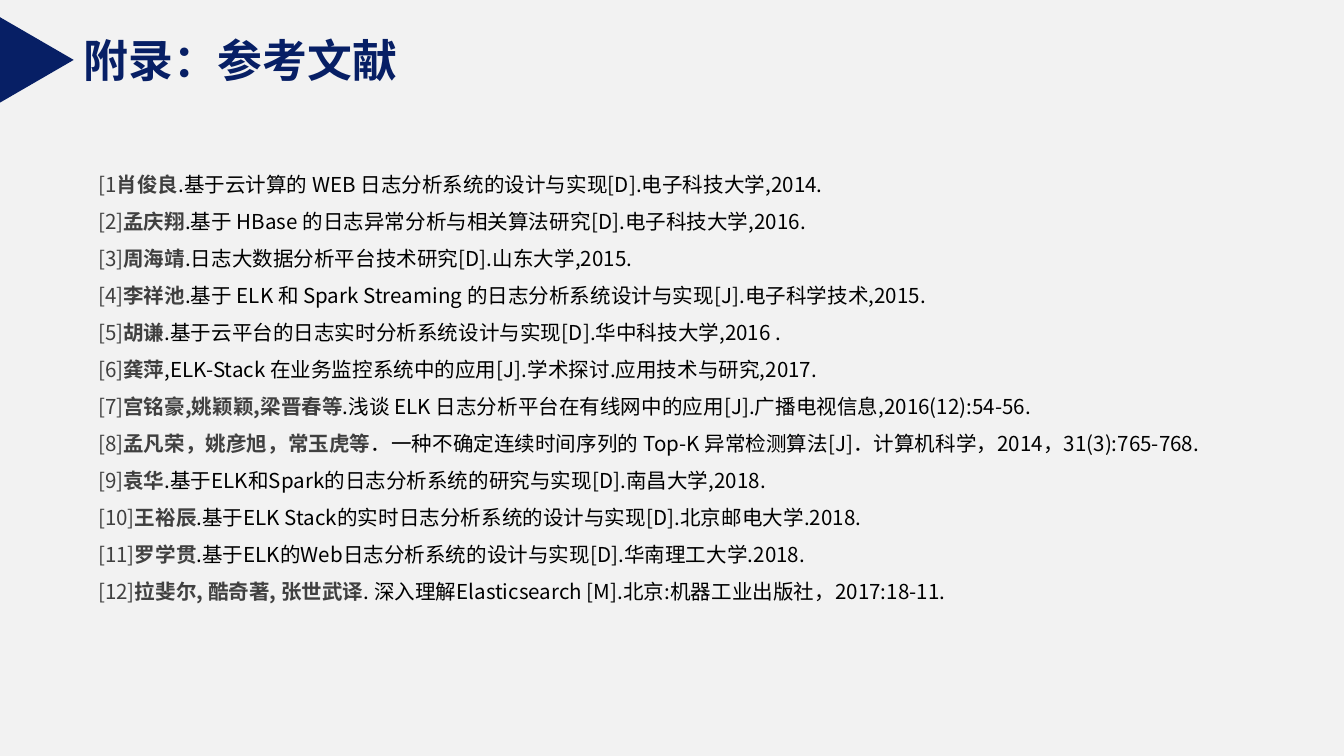
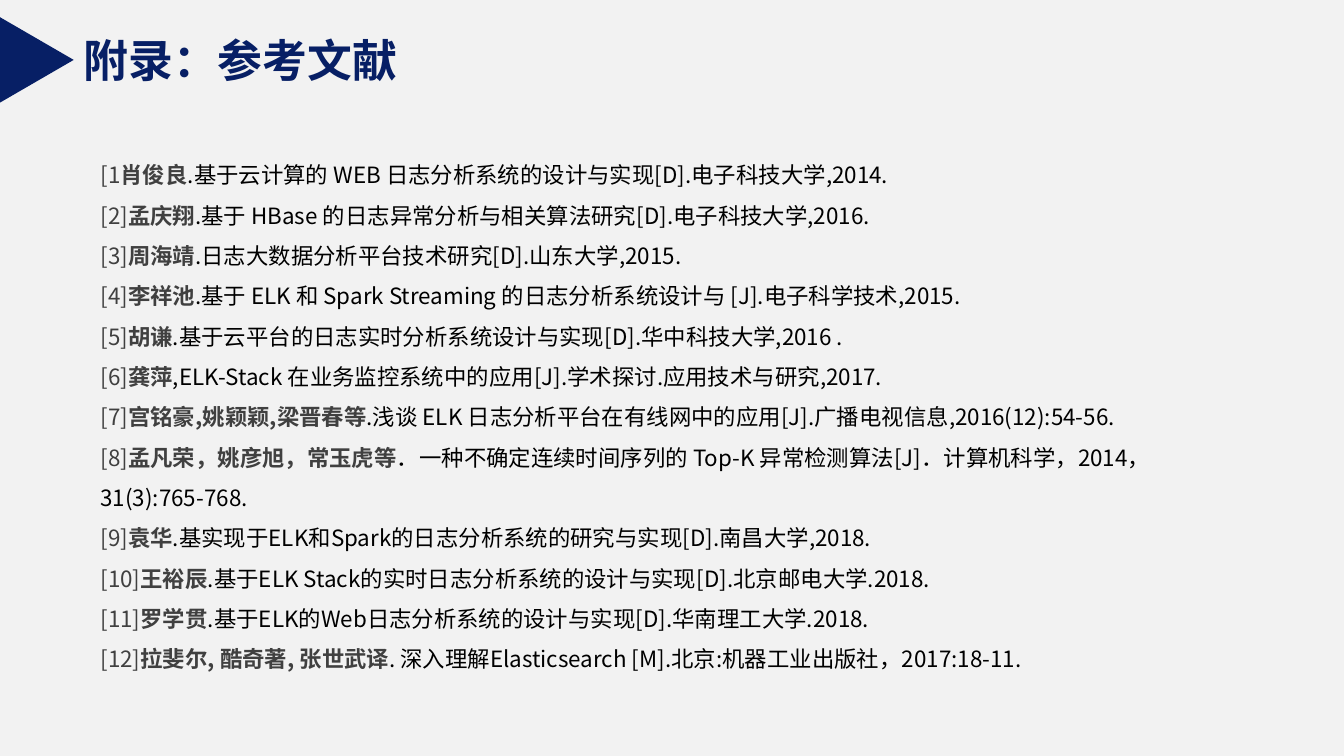
Before and after one commit to SmileWR/2019-, a slide deck: slide 12 of 开题答辩1118.pptx. Drawn at 1344x756 pixels with LibreOffice and Linux fonts; fonts in the diff are those of the drawing. Boxes give left, top, right and bottom in pixels: in the first picture for what was removed or moved away, otherwise in the second. Text is boxed around its words. In the diff, an @@ line names an element or a change of style, - is before the commit and + after.

```diff
--- a/开题答辩1118.pptx
+++ b/开题答辩1118.pptx
@@ text "[1肖俊良.基于云计算的 WEB 日志分析系统的设计与实现[D].电子科技大学,2014.": place and size @@
-text "[1肖俊良.基于云计算的 WEB 日志分析系统的设计与实现[D].电子科技大学,2014." at [98, 174, 1200, 603]
+text "[1肖俊良.基于云计算的 WEB 日志分析系统的设计与实现[D].电子科技大学,2014." at [101, 164, 1150, 672]
@@ text at [101, 164, 1150, 672]: size 11 to 12 pt in "[1肖俊良.基于云计算的 WEB 日志分析系统的设计与实现[D].电子科技大学,2014.", "[2]孟庆翔.基于 HBase 的日志异常分析与相关算法研究[D].电子科技大学,2016.", "[3]周海靖.日志大数据分析平台技术研究[D].山东大学,2015.", "[5]胡谦.基于云平台的日志实时分析系统设计与实现[D].华中科技大学,2016 ." and 6 more places @@
@@ text at [101, 285, 961, 310]: text changed; size 11 to 12 pt @@
-[4]李祥池.基于 ELK 和 Spark Streaming 的日志分析系统设计与实现[J].电子科学技术,2015.
+[4]李祥池.基于 ELK 和 Spark Streaming 的日志分析系统设计与 [J].电子科学技术,2015.
@@ text at [101, 527, 872, 551]: text changed; size 11 to 12 pt @@
-[9]袁华.基于ELK和Spark的日志分析系统的研究与实现[D].南昌大学,2018.
+[9]袁华.基实现于ELK和Spark的日志分析系统的研究与实现[D].南昌大学,2018.
```
Also in this commit, not shown: 5 other slides changed.
